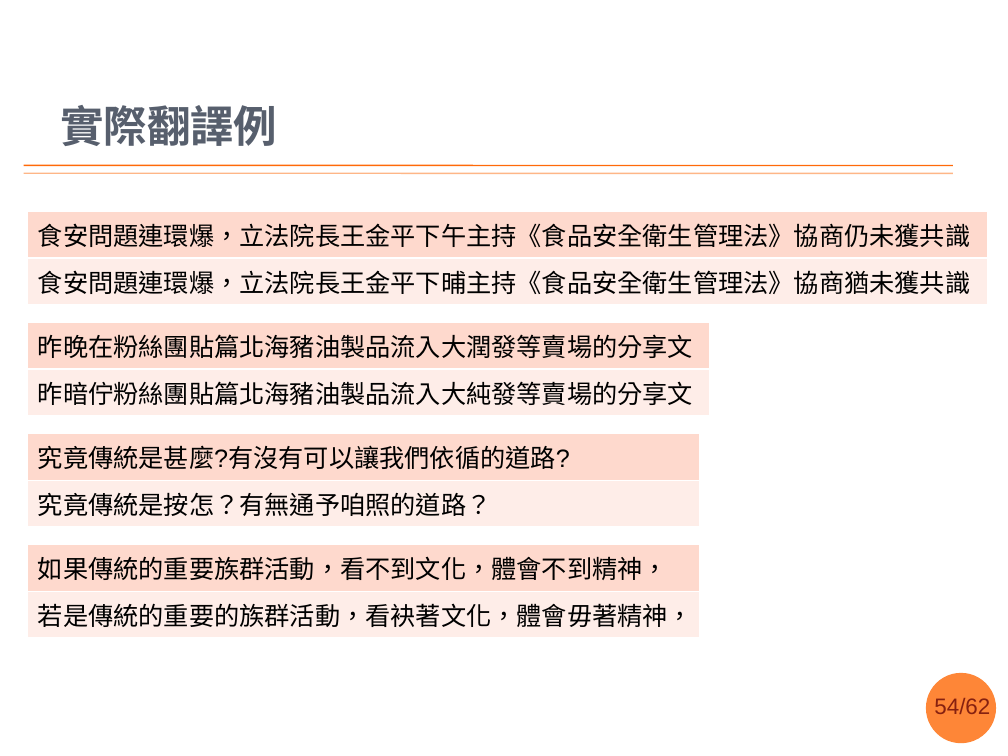
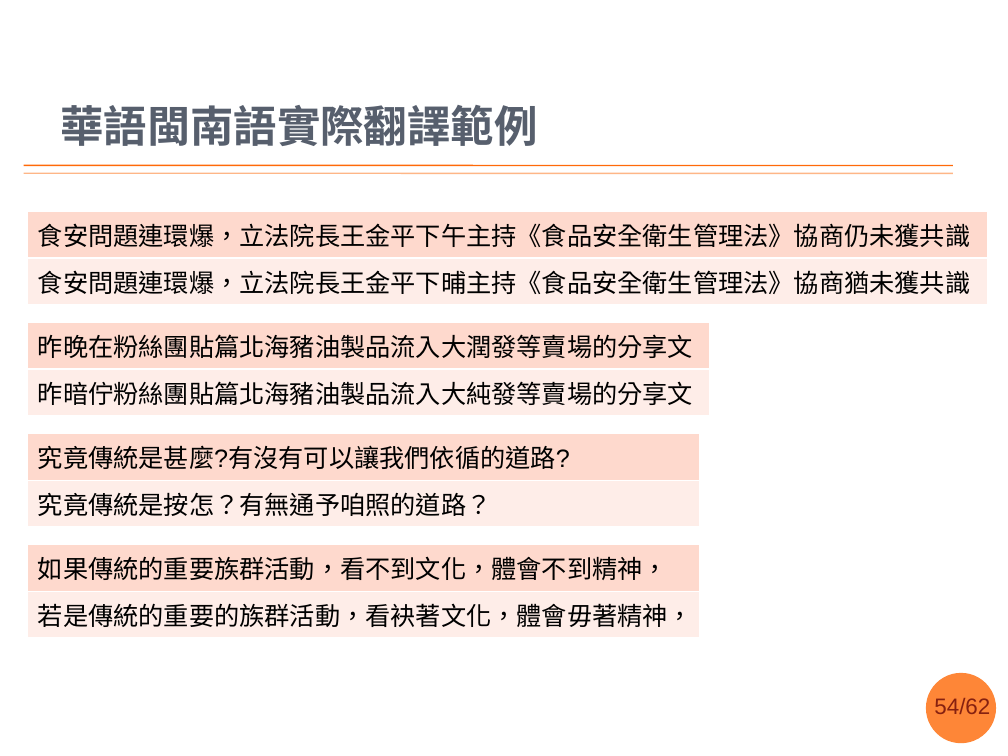
Before and after one commit to sih4sing5hong5/po3-ko3_tau5-iann2-phinn3, a slide deck: slide 54 of 翻譯報告.pptx. Drawn at 1008x756 pixels with LibreOffice and Linux fonts; fonts in the diff are those of the drawing; background and template pictures are left out. Boxes give left, top, right and bottom in pixels: in the first picture for what was removed or moved away, otherwise in the second. Text is boxed around its words. In the diff, an @@ line names an element or a change of style, - is before the commit and + after.

```diff
--- a/翻譯報告.pptx
+++ b/翻譯報告.pptx
@@ title at box(60, 105, 537, 146): text changed @@
-實際翻譯例
+華語閩南語實際翻譯範例
```
Also in this commit, not shown: 2 other slides changed.
